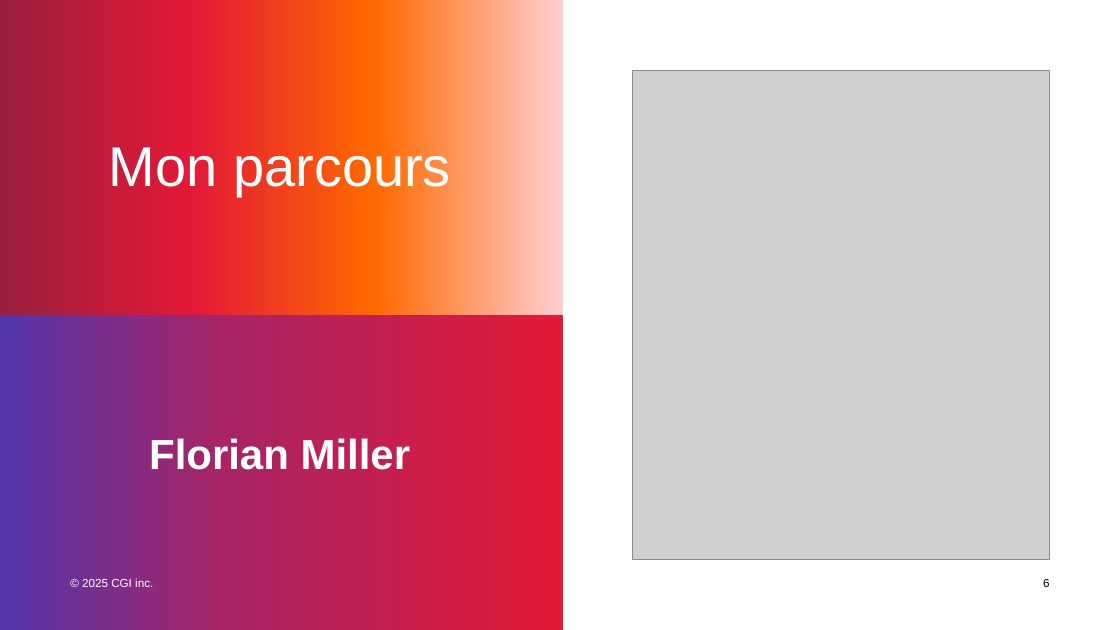
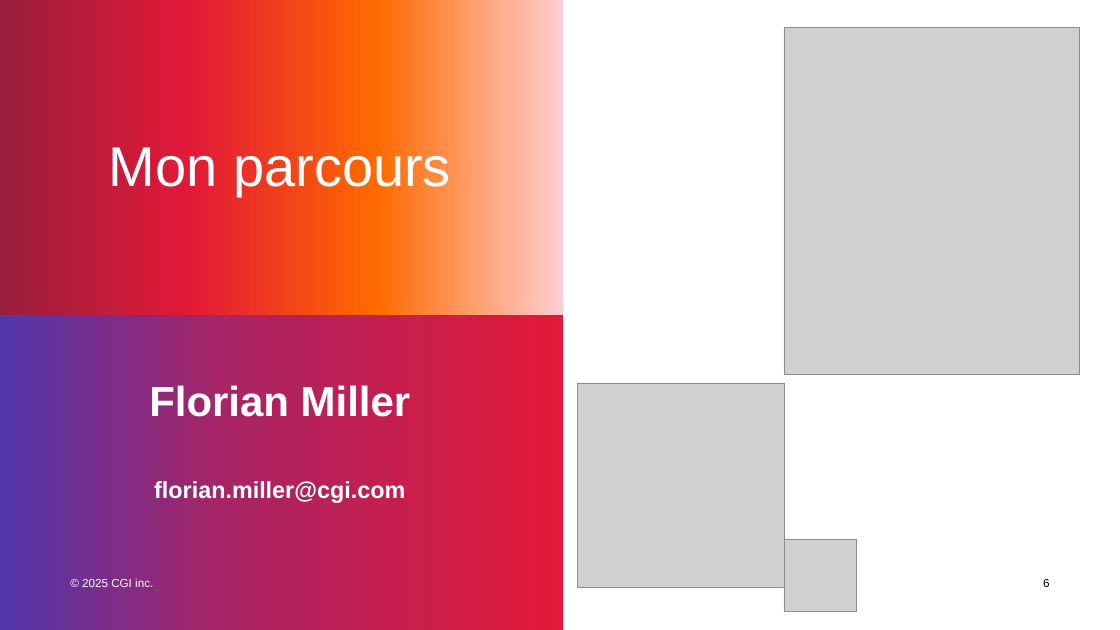
Before and after one commit to nico-pro-work/Polytech-Nancy-TD-backend-students, a slide deck: slide 6 of cours/FY26 CM1 Initiation au développement WEB 1.1.1.pptx. Drawn at 1120x630 pixels with LibreOffice and Linux fonts; fonts in the diff are those of the drawing; grey boxes stand for pictures. Boxes give left, top, right and bottom in pixels: in the first picture for what was removed or moved away, otherwise in the second. Text is boxed around its words. In the diff, an @@ line names an element or a change of style, - is before the commit and + after.

Commit message:
Add contacts into CM1

```diff
--- a/cours/FY26 CM1 Initiation au développement WEB 1.1.1.pptx
+++ b/cours/FY26 CM1 Initiation au développement WEB 1.1.1.pptx
@@ picture: place and size @@
-picture at [633, 71, 1049, 560]
+picture at [784, 27, 1080, 374]
@@ text "Florian Miller": place and size @@
-text "Florian Miller" at [149, 438, 411, 470]
+text "Florian Miller" at [149, 385, 411, 503]
@@ picture added at [578, 384, 784, 588] @@
@@ text at [154, 479, 405, 503]: paragraph added @@
+florian.miller@cgi.com
@@ picture added at [784, 539, 857, 613] @@
```
